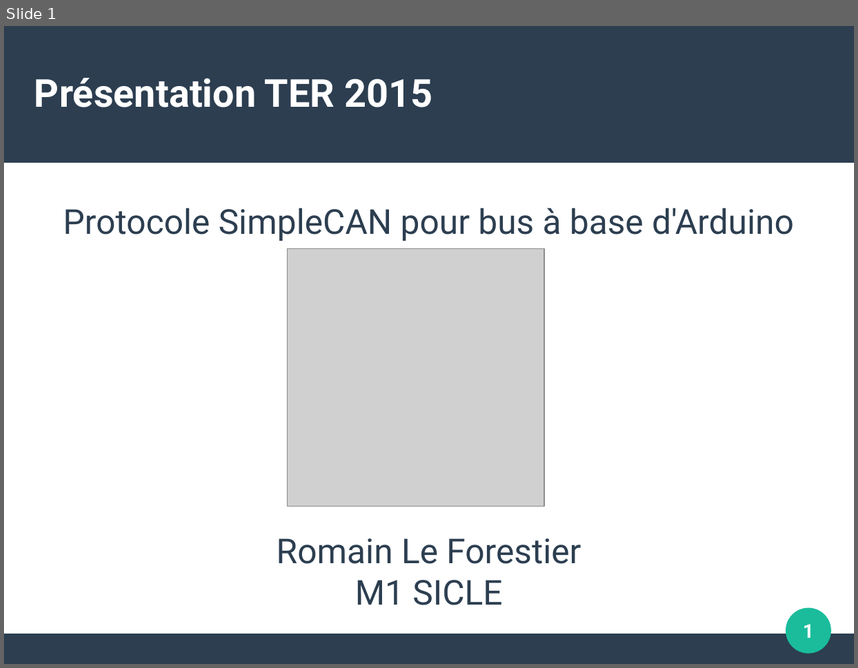
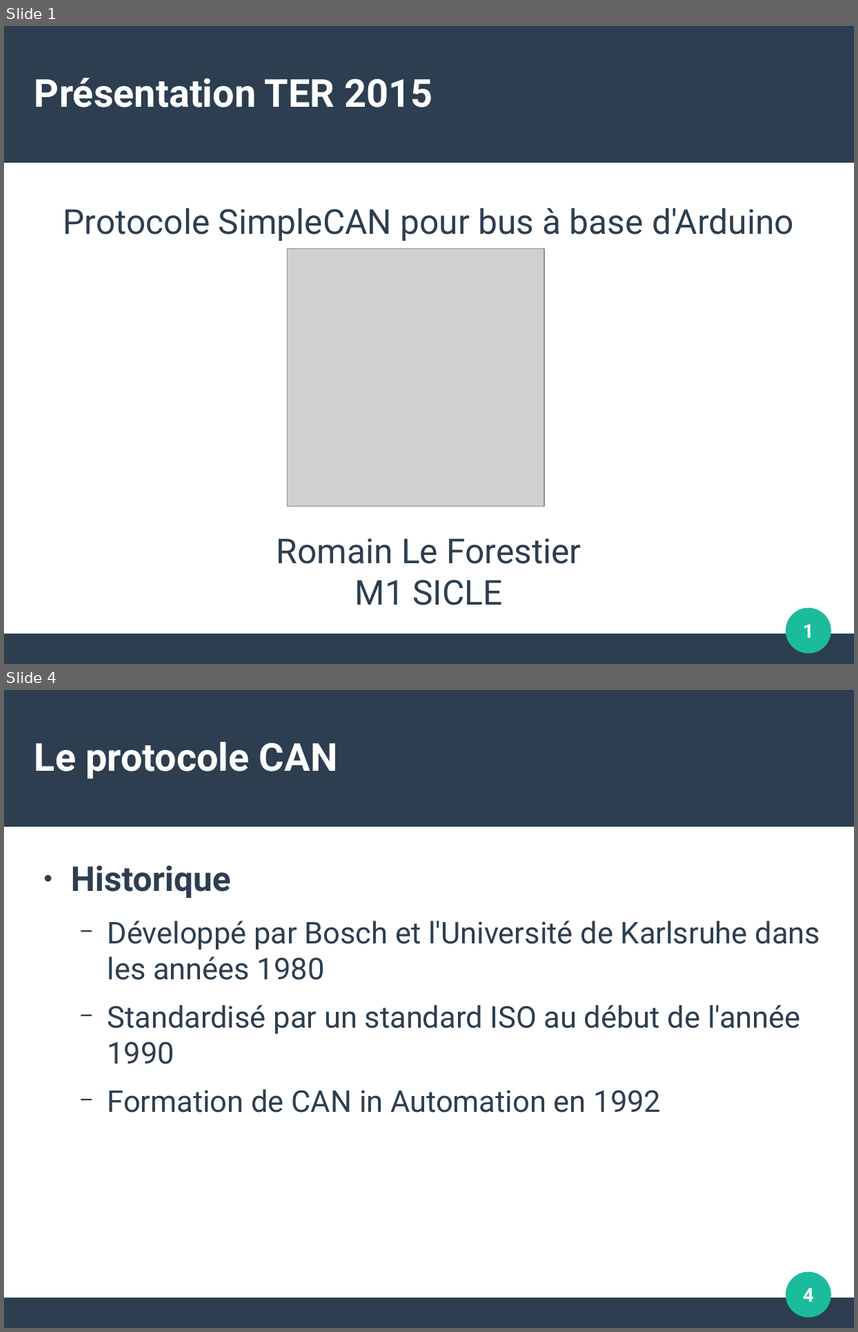
Before and after one commit to surpriserom/Protocole_SimpleCan_Arduino, a slide deck: Document/Presentation_TER.odp. Shown one above the other, each under a label of ours: slide 1 before the commit, slides 1 and 4 after it; the slides between them are not shown. The pictures are 858x668 and 858x1332 pixels, drawn with LibreOffice and Linux fonts; fonts in the diff are those of the drawing; grey boxes stand for pictures. Boxes give left, top, right and bottom in pixels: in the first picture for what was removed or moved away, otherwise in the second. Text is boxed around its words. In the diff, an @@ line names an element or a change of style, - is before the commit and + after.

```diff
--- a/Document/Presentation_TER.odp
+++ b/Document/Presentation_TER.odp
@@ slide 4 added at [4,690,854,1328], background #FFFFFF; not listed: 3 template elements that a slide beside it also shows @@
@@ title added at [34,742,338,779], 36 pt, text #FFFFFF, bold @@
+Le protocole CAN
@@ text added at [71,865,821,1112], 28 pt, text #2C3E50 @@
+● Historique
+  − Développé par Bosch et l'Université de Karlsruhe dans les années 1980
+  − Standardisé par un standard ISO au début de l'année 1990
+  − Formation de CAN in Automation en 1992
@@ page number added at [803,1288,814,1301], 18 pt, text #FFFFFF, bold @@
+4
```
Also in this commit, not shown: 2 slides changed, 12 other slides added, 1 slide removed, 7 other files.
